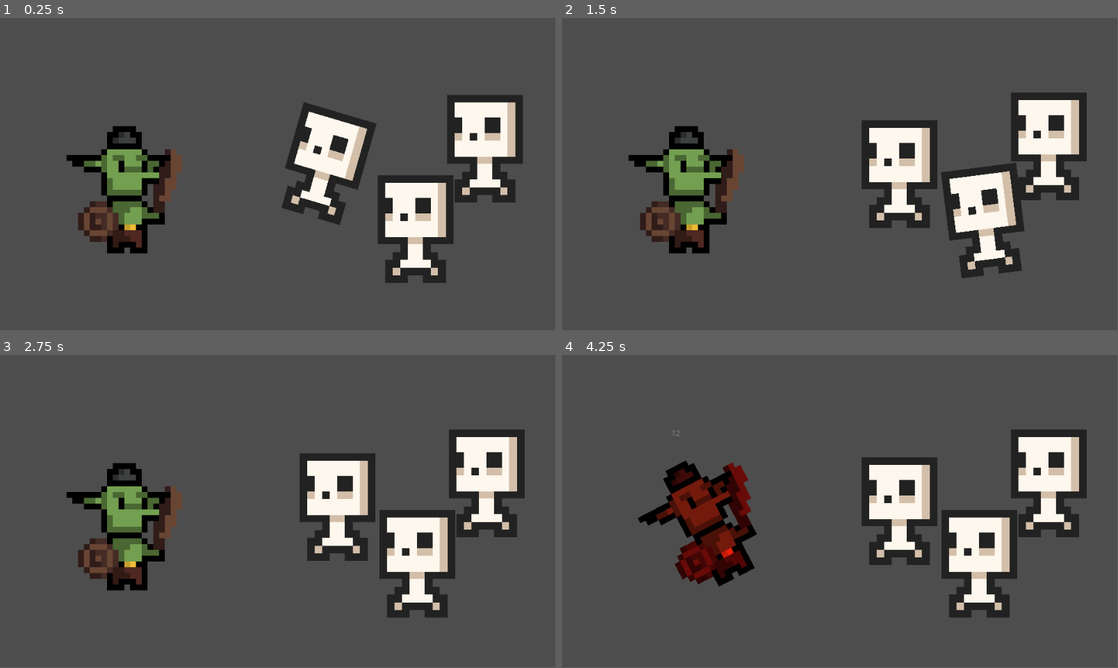
Above: before the commit, frames 1-4 (two rows, left to right).
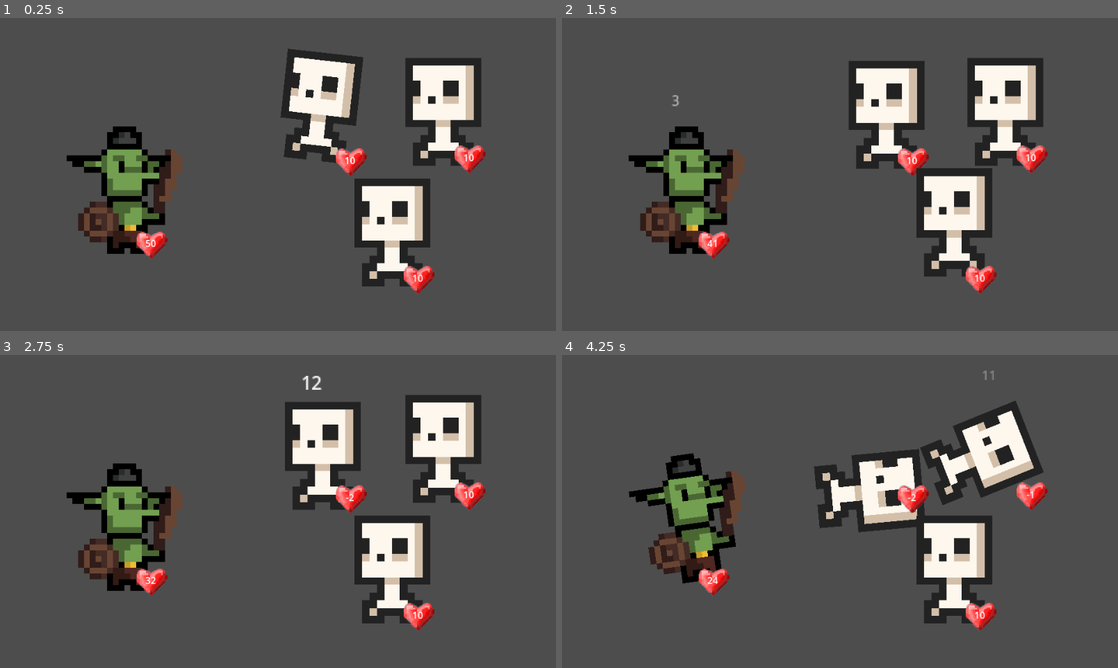
Above: after the commit, the same moments.

Repository: jakmik2/rogue-cards
Game: Godot game, scene res://scenes/Main.tscn
The game is run twice, just before and just after one commit, with the same random seed, the same clock (stepped at 60 frames per second) and the same inputs.
Inputs:
- Up to frame 1 (0.25 s): no input
- Up to frame 2 (1.5 s): no input
- Up to frame 3 (2.75 s): no input
- Up to frame 4 (4.25 s): no input
The window is 799x449 before the commit and 800x450 after it. Grey fills any space a smaller window leaves; there, only what the larger window draws over its background counts as a difference.

The runs differ from the first frame. In frame 1, 18% of the frame differs, in the area x 12-94%, y 9-88%; in frame 2, 18%; in frame 3, 18%; in frame 4, 22%, in the area x 12-95%, y 4-88%.

Commit message:
Implement basic health UI

Diff:
--- a/project.godot
+++ b/project.godot
@@ -19,6 +19,7 @@
 
 window/size/viewport_width=960
 window/size/viewport_height=540
+window/stretch/mode="viewport"
 
 [rendering]
 
--- a/scenes/Main.tscn
+++ b/scenes/Main.tscn
@@ -11,13 +11,13 @@
 scale = Vector2(1, 1.01909)
 
 [node name="skele" parent="Enemies" instance=ExtResource("1_6ju06")]
-position = Vector2(831, 308.118)
+position = Vector2(755, 249.242)
 
 [node name="skele2" parent="Enemies" instance=ExtResource("1_6ju06")]
-position = Vector2(573, 355.219)
+position = Vector2(550, 254.148)
 
 [node name="skele3" parent="Enemies" instance=ExtResource("1_6ju06")]
-position = Vector2(711, 444.514)
+position = Vector2(667, 453.346)
 
 [node name="PlayerCharacter" parent="." instance=ExtResource("2_j7410")]
 position = Vector2(222, 406)
--- /dev/null
+++ b/scenes/UI/HealthDisplay.tscn
@@ -0,0 +1,21 @@
+[gd_scene load_steps=3 format=3 uid="uid://blbq4t3k2drou"]
+
+[ext_resource type="Script" path="res://scripts/health_display.gd" id="1_8jw8s"]
+[ext_resource type="Texture2D" uid="uid://kry17oyrjevu" path="res://sprites/heart_full_32x32.png" id="1_brohe"]
+
+[node name="HealthDisplay" type="Node2D"]
+script = ExtResource("1_8jw8s")
+
+[node name="Sprite2D" type="Sprite2D" parent="."]
+position = Vector2(2, 0)
+scale = Vector2(1.82812, 1.85937)
+texture = ExtResource("1_brohe")
+
+[node name="Label" type="Label" parent="."]
+offset_left = -23.0
+offset_top = -15.0
+offset_right = 23.0
+offset_bottom = 11.0
+text = "12345"
+horizontal_alignment = 1
+vertical_alignment = 1
--- a/scenes/player_character.tscn
+++ b/scenes/player_character.tscn
@@ -1,8 +1,9 @@
-[gd_scene load_steps=6 format=3 uid="uid://ci4oxbxai3tll"]
+[gd_scene load_steps=7 format=3 uid="uid://dg6opfstej5al"]
 
 [ext_resource type="Script" path="res://scripts/PlayerCharacter.gd" id="1_1ycvn"]
 [ext_resource type="Texture2D" uid="uid://bnwxo6157gfbd" path="res://sprites/goblin.png" id="2_1njqm"]
 [ext_resource type="AnimationLibrary" uid="uid://4kifbonvdpfq" path="res://animations/BaseEntityAnims.res" id="3_uyyt6"]
+[ext_resource type="PackedScene" uid="uid://blbq4t3k2drou" path="res://scenes/UI/HealthDisplay.tscn" id="4_j1jtl"]
 
 [sub_resource type="Animation" id="Animation_qgp2n"]
 length = 0.001
@@ -39,6 +40,9 @@
 [node name="PlayerCharacter" type="Node2D"]
 position = Vector2(-1, -1)
 script = ExtResource("1_1ycvn")
+health = 50
+damage = 1
+speed = 1
 
 [node name="Sprite2D" type="Sprite2D" parent="."]
 position = Vector2(-7, -179)
@@ -52,3 +56,6 @@
 
 [node name="SpawnPoint" type="Node2D" parent="."]
 position = Vector2(-14, -268)
+
+[node name="HealthDisplay" parent="." instance=ExtResource("4_j1jtl")]
+position = Vector2(39, -15)
--- a/scenes/skele.tscn
+++ b/scenes/skele.tscn
@@ -1,8 +1,9 @@
-[gd_scene load_steps=6 format=3 uid="uid://cj2fq1kfjhfb4"]
+[gd_scene load_steps=7 format=3 uid="uid://cjukxsdcdjk47"]
 
 [ext_resource type="Texture2D" uid="uid://c10mtb6surh80" path="res://sprites/skelet_idle_anim_f0.png" id="1_vu3bg"]
 [ext_resource type="Script" path="res://scripts/skele.gd" id="2_n0l1d"]
 [ext_resource type="AnimationLibrary" uid="uid://4kifbonvdpfq" path="res://animations/BaseEntityAnims.res" id="3_gtcpb"]
+[ext_resource type="PackedScene" uid="uid://blbq4t3k2drou" path="res://scenes/UI/HealthDisplay.tscn" id="4_iwtmm"]
 
 [sub_resource type="Animation" id="Animation_kw005"]
 length = 0.001
@@ -40,10 +41,9 @@
 position = Vector2(5.96046e-08, -1)
 scale = Vector2(-1, 1)
 script = ExtResource("2_n0l1d")
-health = 50
-armor_class = 5
-damage = 5
-speed = 2
+health = 10
+damage = 1
+speed = 0
 
 [node name="Sprite2D" type="Sprite2D" parent="."]
 position = Vector2(-4, -175)
@@ -57,3 +57,6 @@
 
 [node name="SpawnPoint" type="Node2D" parent="."]
 position = Vector2(-48, -216)
+
+[node name="HealthDisplay" parent="." instance=ExtResource("4_iwtmm")]
+position = Vector2(-55, -11)
--- a/scripts/BaseEntity.gd
+++ b/scripts/BaseEntity.gd
@@ -3,7 +3,7 @@
 # Properties
 @export_group("Properties")
 @export var health = 100
-@export var armor_class = 10
+@export var armor_class = 0
 @export var status: LifeStatus
 @export var damage = 10
 @export var speed = 5
@@ -14,6 +14,7 @@
 # Util
 var rng = RandomNumberGenerator.new()
 var damage_number_pool: Array[DamageNumber] = []
+var inverted = false
 
 # Nodes
 @onready
--- /dev/null
+++ b/scripts/health_display.gd
@@ -0,0 +1,21 @@
+extends Node2D
+
+# Nodes
+@onready
+var parent: BaseEntity = self.get_parent() as BaseEntity
+@onready
+var label: Label = $Label
+
+
+# Called when the node enters the scene tree for the first time.
+func _ready():
+	print(parent)
+	print(parent.inverted)
+	if parent.inverted:
+		print("Inverting!")
+		self.scale = Vector2(-1, 1)
+
+
+# Called every frame. 'delta' is the elapsed time since the previous frame.
+func _process(delta):
+	label.text = str(parent.health)
--- a/scripts/skele.gd
+++ b/scripts/skele.gd
@@ -1,12 +1,9 @@
 extends BaseEntity
 
 # Called when the node enters the scene tree for the first time.
-func _ready():
-	pass
-
-# Called every frame. 'delta' is the elapsed time since the previous frame.
-func _process(delta):
-	pass
+func _init():
+# Override inverted for enemy -> This is bad and we shouldn't be doing this
+	inverted = true
 
 func attempt_attack():
 	print("I Hate Goblins!")
@@ -16,4 +13,4 @@
 	return super.roll_dmg(d_size)
 
 func evaluate_attack(roll, dmg, invert = false) -> bool:
-	return await super.evaluate_attack(roll, dmg, true)
+	return await super.evaluate_attack(roll, dmg, inverted)
Not shown: 1 places in scenes/Main.tscn that only renumber resources
Binary file added: sprites/heart_full_32x32.png
Not shown, added: sprites/heart_full_32x32.png.import
